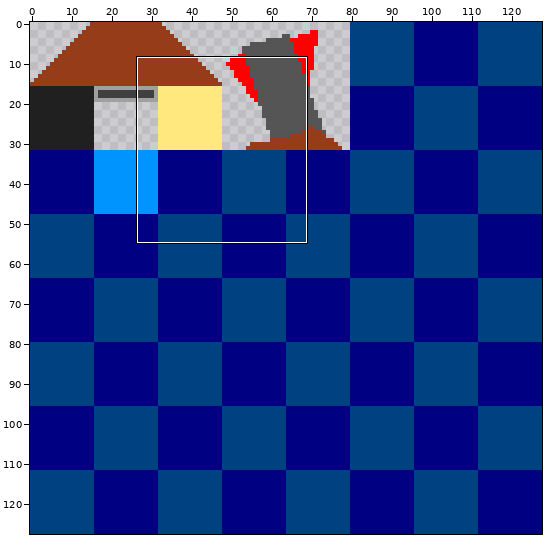
Sprite sheet -- src/media/textures.png. Above, an overview of the earlier version with the close-up marked.
Close-up. Old version:
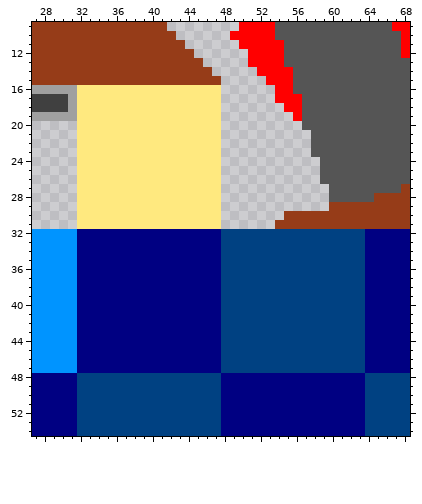
The file is 128x128 pixels. Shown: x 27..68, y 9..54.
Now the later version:
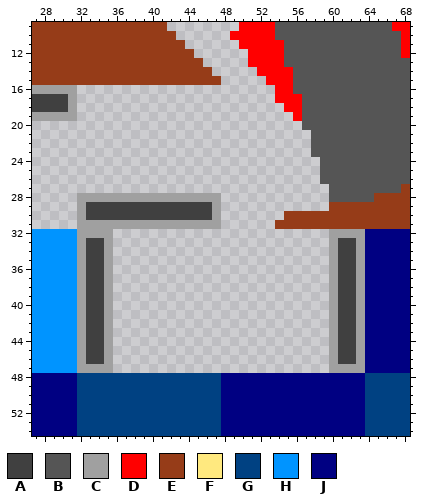
Palette (. is transparent): A #404040  B #555555  C #a0a0a0  D #ff0000  E #963c18  F #ffe97f  G #004182  H #0094ff  J #000082
What changed:
@@ x 27..68 @@
 15 EEEEEEEEEEEEEEEEEEEEE.....DDDBBBBBBBBBBBBB
-16 CCCCCFFFFFFFFFFFFFFFF......DDBBBBBBBBBBBBB
-17 AAAACFFFFFFFFFFFFFFFF......DDDBBBBBBBBBBBB
-18 AAAACFFFFFFFFFFFFFFFF.......DDBBBBBBBBBBBB
-19 CCCCCFFFFFFFFFFFFFFFF........DBBBBBBBBBBBB
-20 .....FFFFFFFFFFFFFFFF.........BBBBBBBBBBBB
-21 .....FFFFFFFFFFFFFFFF..........BBBBBBBBBBB
-22 .....FFFFFFFFFFFFFFFF..........BBBBBBBBBBB
-23 .....FFFFFFFFFFFFFFFF..........BBBBBBBBBBB
-24 .....FFFFFFFFFFFFFFFF...........BBBBBBBBBB
-25 .....FFFFFFFFFFFFFFFF...........BBBBBBBBBB
-26 .....FFFFFFFFFFFFFFFF...........BBBBBBBBBB
-27 .....FFFFFFFFFFFFFFFF............BBBBBBBBE
-28 .....FFFFFFFFFFFFFFFF............BBBBBEEEE
-29 .....FFFFFFFFFFFFFFFF............EEEEEEEEE
-30 .....FFFFFFFFFFFFFFFF.......EEEEEEEEEEEEEE
-31 .....FFFFFFFFFFFFFFFF......EEEEEEEEEEEEEEE
-32 HHHHHJJJJJJJJJJJJJJJJGGGGGGGGGGGGGGGGJJJJJ
-33 HHHHHJJJJJJJJJJJJJJJJGGGGGGGGGGGGGGGGJJJJJ
-34 HHHHHJJJJJJJJJJJJJJJJGGGGGGGGGGGGGGGGJJJJJ
-35 HHHHHJJJJJJJJJJJJJJJJGGGGGGGGGGGGGGGGJJJJJ
-36 HHHHHJJJJJJJJJJJJJJJJGGGGGGGGGGGGGGGGJJJJJ
-37 HHHHHJJJJJJJJJJJJJJJJGGGGGGGGGGGGGGGGJJJJJ
-38 HHHHHJJJJJJJJJJJJJJJJGGGGGGGGGGGGGGGGJJJJJ
-39 HHHHHJJJJJJJJJJJJJJJJGGGGGGGGGGGGGGGGJJJJJ
-40 HHHHHJJJJJJJJJJJJJJJJGGGGGGGGGGGGGGGGJJJJJ
-41 HHHHHJJJJJJJJJJJJJJJJGGGGGGGGGGGGGGGGJJJJJ
-42 HHHHHJJJJJJJJJJJJJJJJGGGGGGGGGGGGGGGGJJJJJ
-43 HHHHHJJJJJJJJJJJJJJJJGGGGGGGGGGGGGGGGJJJJJ
-44 HHHHHJJJJJJJJJJJJJJJJGGGGGGGGGGGGGGGGJJJJJ
-45 HHHHHJJJJJJJJJJJJJJJJGGGGGGGGGGGGGGGGJJJJJ
-46 HHHHHJJJJJJJJJJJJJJJJGGGGGGGGGGGGGGGGJJJJJ
-47 HHHHHJJJJJJJJJJJJJJJJGGGGGGGGGGGGGGGGJJJJJ
+16 CCCCC......................DDBBBBBBBBBBBBB
+17 AAAAC......................DDDBBBBBBBBBBBB
+18 AAAAC.......................DDBBBBBBBBBBBB
+19 CCCCC........................DBBBBBBBBBBBB
+20 ..............................BBBBBBBBBBBB
+21 ...............................BBBBBBBBBBB
+22 ...............................BBBBBBBBBBB
+23 ...............................BBBBBBBBBBB
+24 ................................BBBBBBBBBB
+25 ................................BBBBBBBBBB
+26 ................................BBBBBBBBBB
+27 .................................BBBBBBBBE
+28 .....CCCCCCCCCCCCCCCC............BBBBBEEEE
+29 .....CAAAAAAAAAAAAAAC............EEEEEEEEE
+30 .....CAAAAAAAAAAAAAAC.......EEEEEEEEEEEEEE
+31 .....CCCCCCCCCCCCCCCC......EEEEEEEEEEEEEEE
+32 HHHHHCCCC........................CCCCJJJJJ
+33 HHHHHCAAC........................CAACJJJJJ
+34 HHHHHCAAC........................CAACJJJJJ
+35 HHHHHCAAC........................CAACJJJJJ
+36 HHHHHCAAC........................CAACJJJJJ
+37 HHHHHCAAC........................CAACJJJJJ
+38 HHHHHCAAC........................CAACJJJJJ
+39 HHHHHCAAC........................CAACJJJJJ
+40 HHHHHCAAC........................CAACJJJJJ
+41 HHHHHCAAC........................CAACJJJJJ
+42 HHHHHCAAC........................CAACJJJJJ
+43 HHHHHCAAC........................CAACJJJJJ
+44 HHHHHCAAC........................CAACJJJJJ
+45 HHHHHCAAC........................CAACJJJJJ
+46 HHHHHCAAC........................CAACJJJJJ
+47 HHHHHCCCC........................CCCCJJJJJ
 48 JJJJJGGGGGGGGGGGGGGGGJJJJJJJJJJJJJJJJGGGGG
